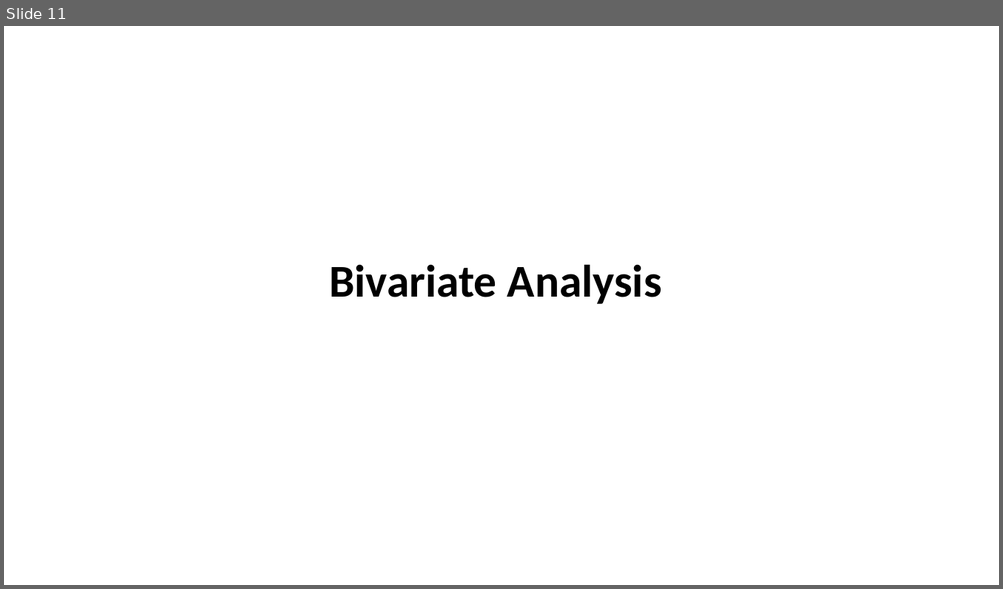
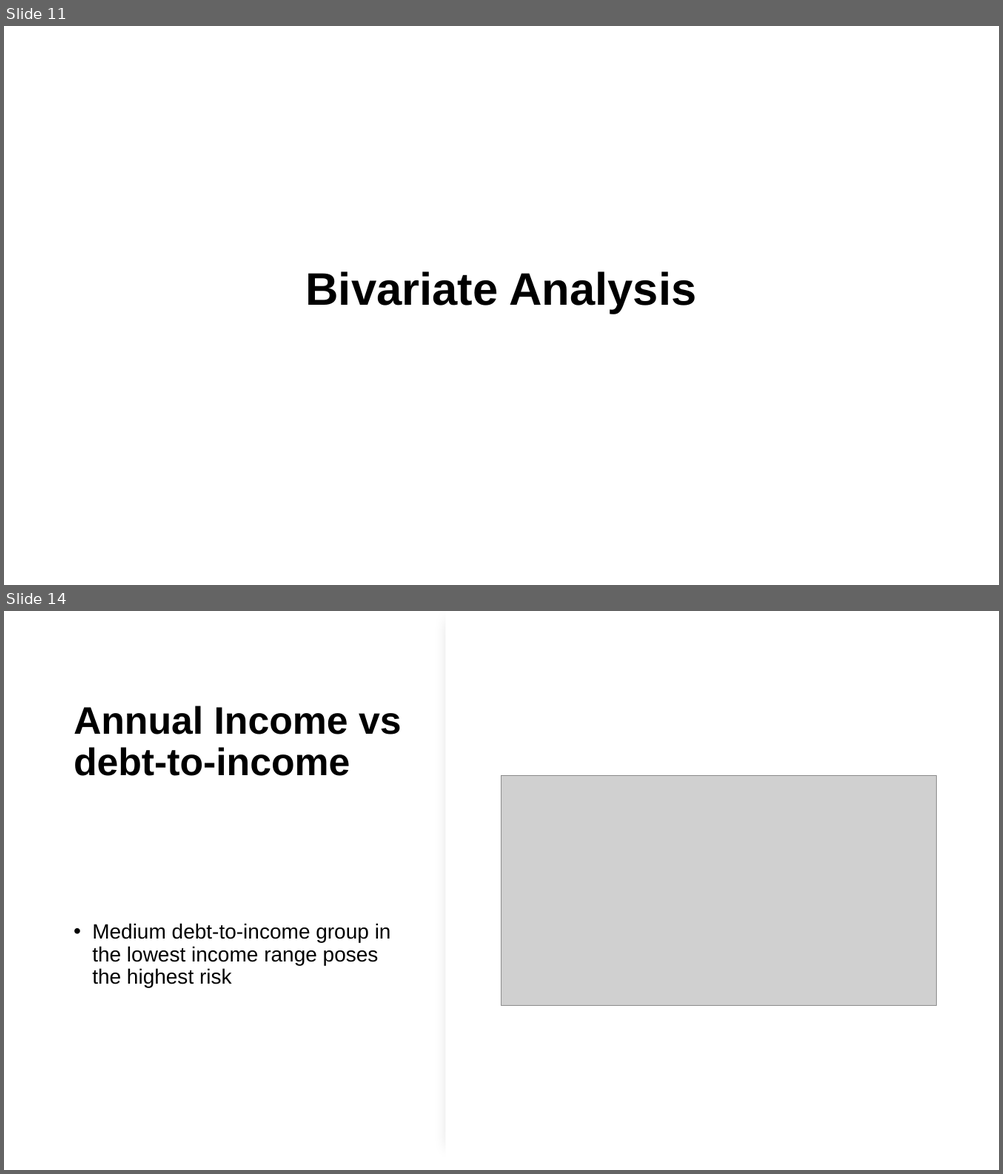
Before and after one commit to supriyaKU23/LendingClubCaseStudy, a slide deck: Lending Club Case Study.pptx. Shown one above the other, each under a label of ours: slide 11 before the commit, slides 11 and 14 after it; the slides between them are not shown. The pictures are 1003x589 and 1003x1174 pixels, drawn with LibreOffice and Linux fonts; fonts in the diff are those of the drawing; grey boxes stand for pictures. Boxes give left, top, right and bottom in pixels: in the first picture for what was removed or moved away, otherwise in the second. Text is boxed around its words. In the diff, an @@ line names an element or a change of style, - is before the commit and + after.

```diff
--- a/Lending Club Case Study.pptx
+++ b/Lending Club Case Study.pptx
@@ slide 14 added at (x1=4, y1=611, x2=999, y2=1170), background #FFFFFF @@
@@ rectangle added at (x1=446, y1=611, x2=999, y2=1170), fill #FFFFFF @@
@@ title added at (x1=74, y1=706, x2=401, y2=776), 37 pt, text #000000, bold @@
+Annual Income vs debt-to-income
@@ picture added at (x1=502, y1=775, x2=936, y2=1005) @@
@@ text added at (x1=92, y1=923, x2=391, y2=988), 20 pt, text #000000 @@
+• Medium debt-to-income group in the lowest income range poses the highest risk
@@ slide 11 changed as well @@
@@ title "Bivariate Analysis" moved from (x1=329, y1=264, x2=662, y2=304) to (x1=306, y1=272, x2=696, y2=314) @@
@@ title "Bivariate Analysis" at (x1=306, y1=272, x2=696, y2=314): font Calibri to Arial @@
```
Also in this commit, not shown: 9 other slides changed, 19 other slides added, 2 slides removed.
